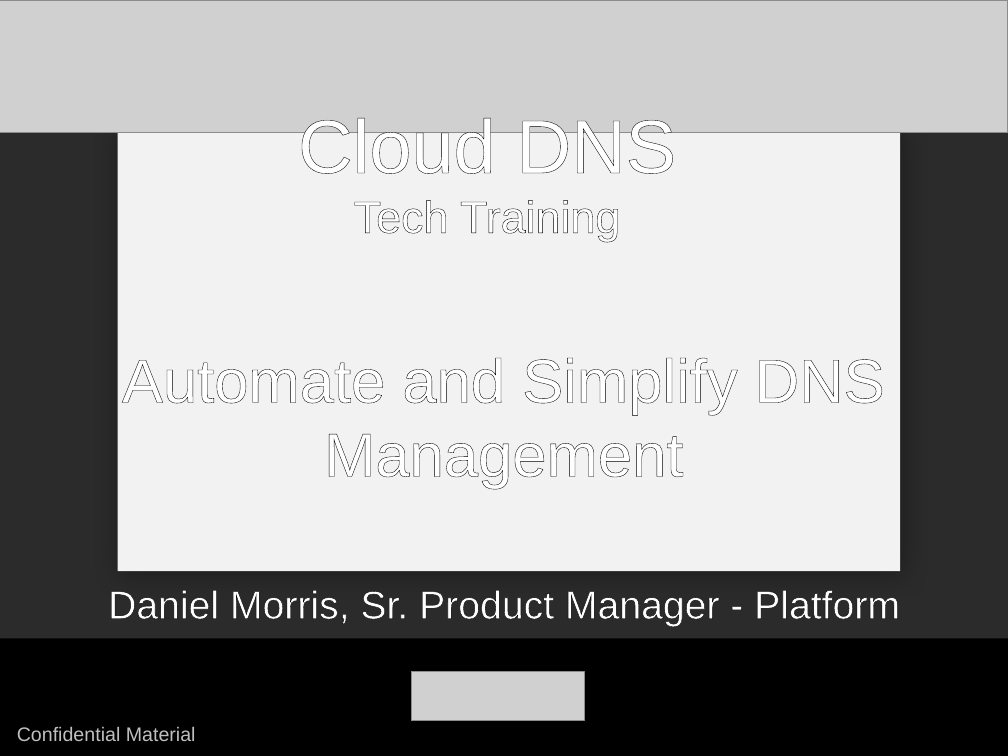
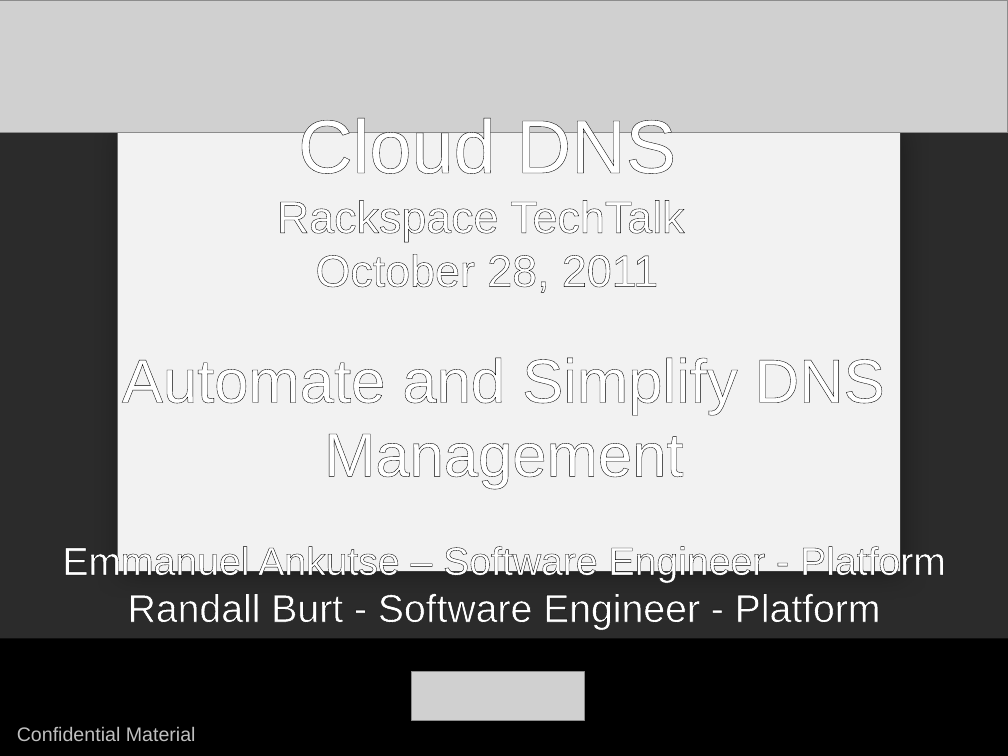
Before and after one commit to rackerlabs/docs-cloud-dns, a slide deck: slide 1 of techtalk/CloudDNS-TechTalkTemplate.pptx. Drawn at 1008x756 pixels with LibreOffice and Linux fonts; fonts in the diff are those of the drawing; grey boxes stand for pictures; background and template pictures are left out; a plain dark background stands for a picture behind light text. Boxes give left, top, right and bottom in pixels: in the first picture for what was removed or moved away, otherwise in the second. Text is boxed around its words. In the diff, an @@ line names an element or a change of style, - is before the commit and + after.

Commit message:
tech talk work

```diff
--- a/techtalk/CloudDNS-TechTalkTemplate.pptx
+++ b/techtalk/CloudDNS-TechTalkTemplate.pptx
@@ text at <box>277,200,684,293</box>: text changed @@
-Tech Training
+Rackspace TechTalk
+October 28, 2011
@@ text at <box>62,357,946,630</box>: text changed @@
-Automate and Simplify DNS Management
-Daniel Morris, Sr. Product Manager - Platform
+Automate and Simplify DNS Management
+Emmanuel Ankutse – Software Engineer - Platform
+Randall Burt - Software Engineer - Platform
```
Also in this commit, not shown: 6 other slides changed, 1 slide added, 3 slides removed.
